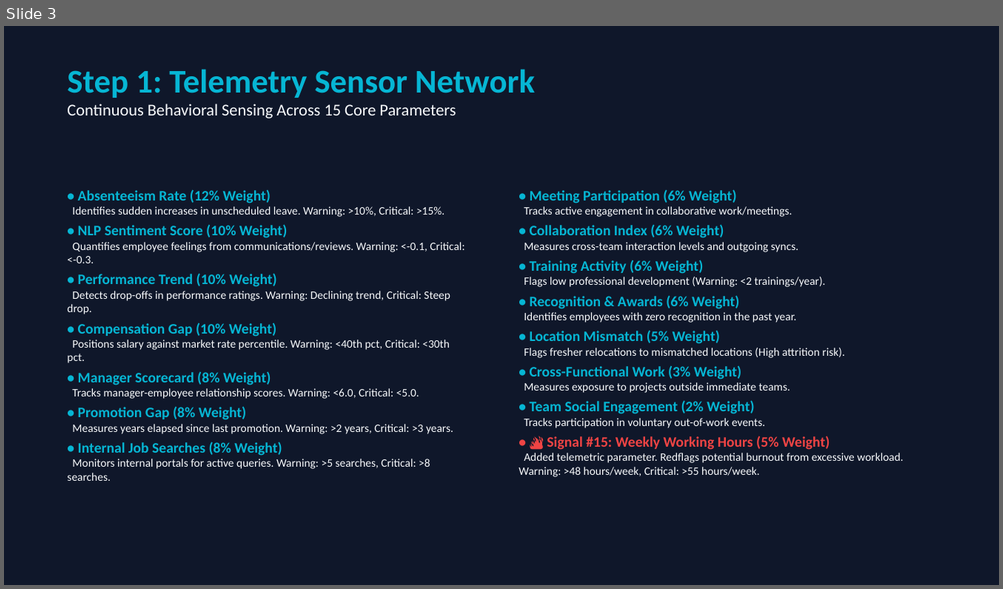
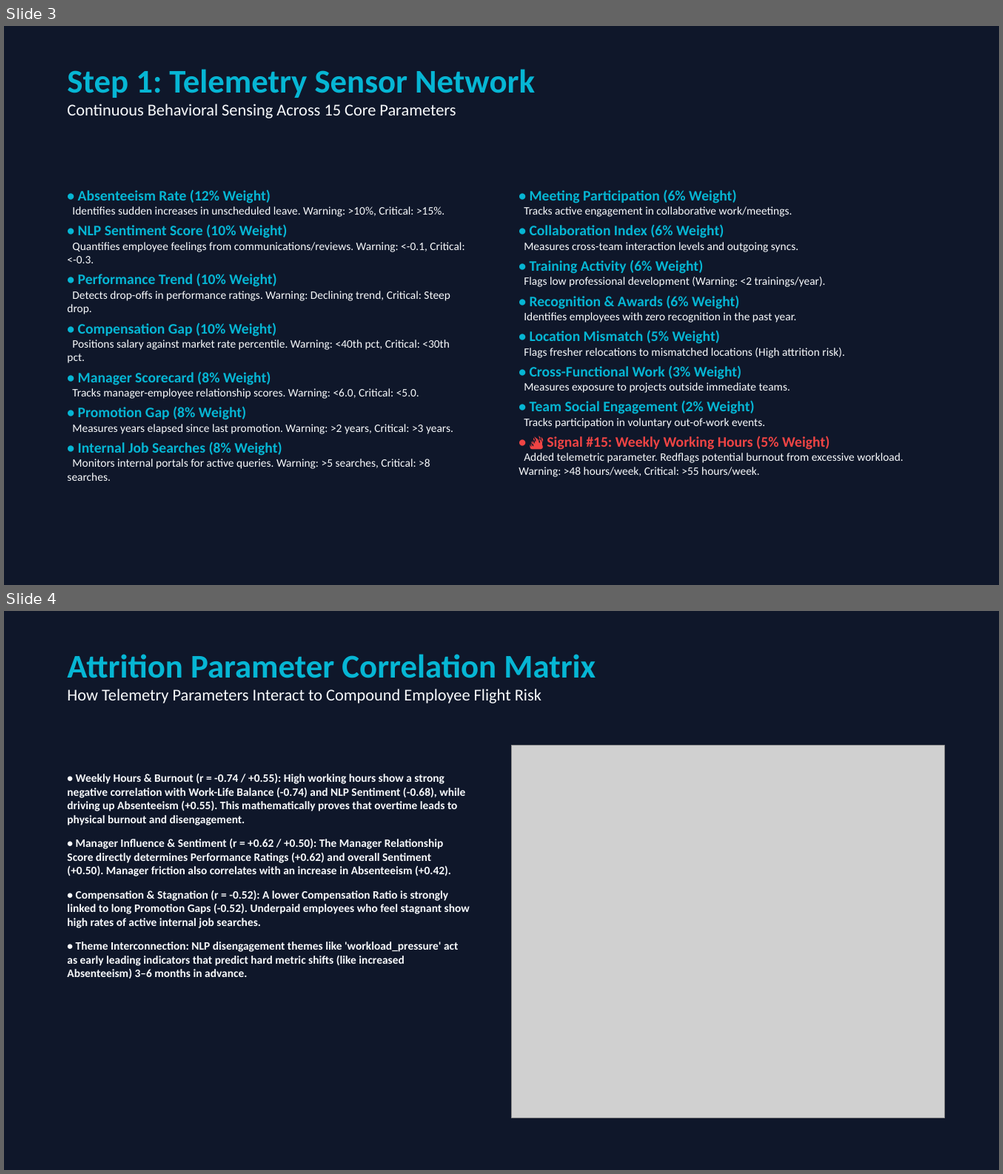
Before and after one commit to bhardwajtanvi/AttriSenseAI, a slide deck: AttriSense AI — Predictive Attrition Intelligence Platform_3.pptx. Shown one above the other, each under a label of ours: slide 3 before the commit, slides 3 and 4 after it. The pictures are 1003x589 and 1003x1174 pixels, drawn with LibreOffice and Linux fonts; fonts in the diff are those of the drawing; grey boxes stand for pictures. Boxes give left, top, right and bottom in pixels: in the first picture for what was removed or moved away, otherwise in the second. Text is boxed around its words. In the diff, an @@ line names an element or a change of style, - is before the commit and + after.

Commit message:
docs: add 8th slide for Parameter Correlation Matrix with generated Heatmap

```diff
--- a/AttriSense AI — Predictive Attrition Intelligence Platform_3.pptx
+++ b/AttriSense AI — Predictive Attrition Intelligence Platform_3.pptx
@@ slide 4 added at <box>4,611,999,1170</box>, background #0F172A @@
@@ text added at <box>67,654,595,703</box>, 16 pt, text #F8FAFC @@
+Attrition Parameter Correlation Matrix
+How Telemetry Parameters Interact to Compound Employee Flight Risk
@@ picture added at <box>512,745,944,1119</box> @@
@@ text added at <box>67,773,469,979</box>, 11 pt, text #F8FAFC, bold @@
+• Weekly Hours & Burnout (r = -0.74 / +0.55): High working hours show a strong negative correlation with Work-Life Balance (-0.74) and NLP Sentiment (-0.68), while driving up Absenteeism (+0.55). This mathematically proves that overtime leads to physical burnout and disengagement.
+• Manager Influence & Sentiment (r = +0.62 / +0.50): The Manager Relationship Score directly determines Performance Ratings (+0.62) and overall Sentiment (+0.50). Manager friction also correlates with an increase in Absenteeism (+0.42).
+• Compensation & Stagnation (r = -0.52): A lower Compensation Ratio is strongly linked to long Promotion Gaps (-0.52). Underpaid employees who feel stagnant show high rates of active internal job searches.
+• Theme Interconnection: NLP disengagement themes like 'workload_pressure' act as early leading indicators that predict hard metric shifts (like increased Absenteeism) 3–6 months in advance.
```
